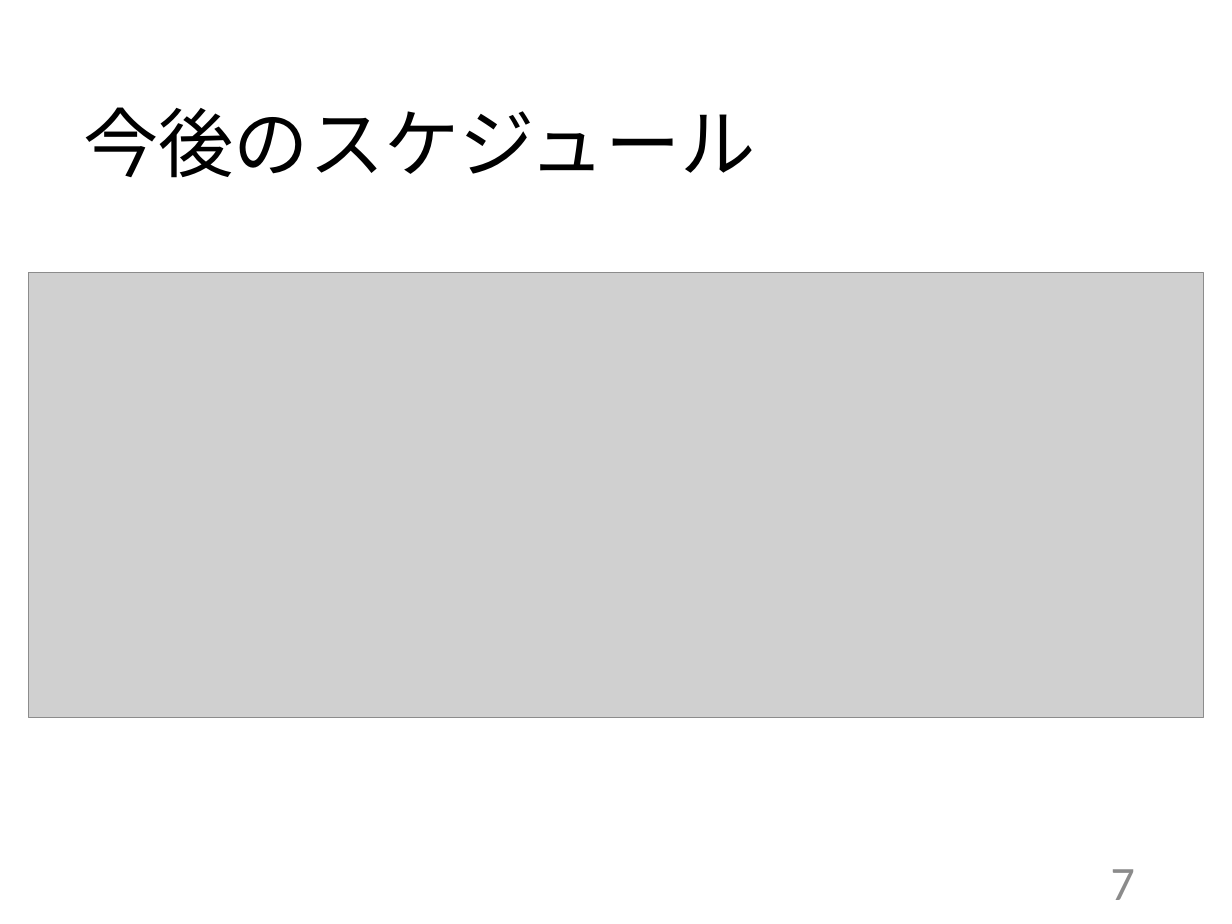
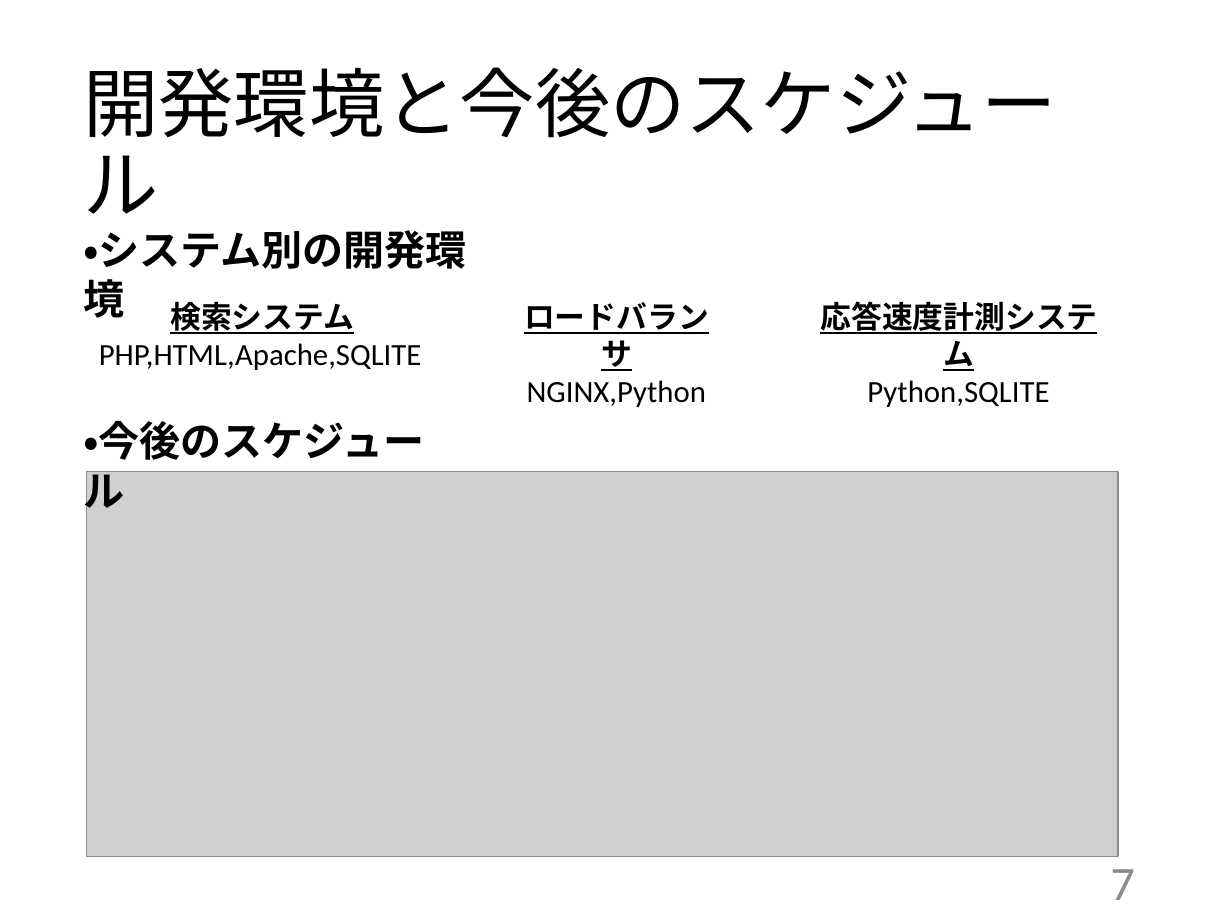
Before and after one commit to kait-takanolab/1821086_matsuo_thesis, a slide deck: slide 7 of 発表用/1821086_中間発表.pptx. Drawn at 1232x924 pixels with LibreOffice and Linux fonts; fonts in the diff are those of the drawing; grey boxes stand for pictures. Boxes give left, top, right and bottom in pixels: in the first picture for what was removed or moved away, otherwise in the second. Text is boxed around its words. In the diff, an @@ line names an element or a change of style, - is before the commit and + after.

Commit message:
072115:21

```diff
--- a/発表用/1821086_中間発表.pptx
+++ b/発表用/1821086_中間発表.pptx
@@ title at [83,67,1056,214]: text changed @@
-今後のスケジュール
+開発環境と今後のスケジュール
@@ text added at [83,230,467,269], 24 pt, text #000000, bold @@
+・システム別の開発環境
@@ text added at [99,301,422,370], 18 pt, text #000000 @@
+検索システム
+PHP,HTML,Apache,SQLITE
@@ text added at [524,302,709,407], 18 pt, text #000000 @@
+ロードバランサ
+NGINX,Python
@@ text added at [820,301,1097,407], 18 pt, text #000000 @@
+応答速度計測システム
+Python,SQLITE
@@ text added at [83,421,424,460], 24 pt, text #000000, bold @@
+・今後のスケジュール
@@ picture: place and size @@
-picture at [28,272,1204,717]
+picture at [86,472,1117,856]
```
